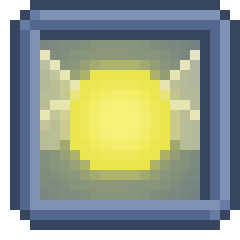
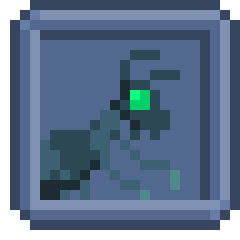
Revision of a layered (240, 240) image; what changed, layer by layer:
added layer "Pasted Layer #29" above "Pasted Layer #28" over [40, 50, 180, 200]
hid "Pasted Layer #27" over [40, 40, 200, 200]
